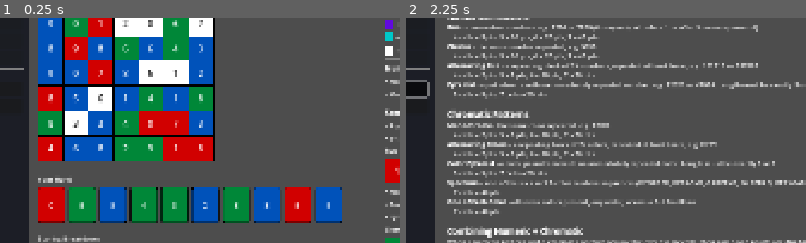
Above: before the commit, frames 1-2 (left to right).
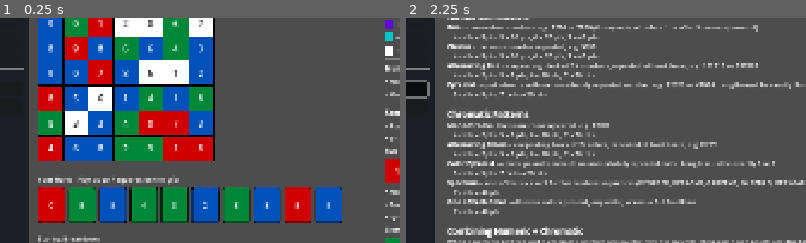
Above: after the commit, the same moments.

Repository: nadamcnada/chromodulus
Game: Godot game, scene res://scenes/Main.tscn
Two runs of this game, one before a commit and one after it. Both use one fixed random seed, a clock stepped at 60 frames per second and the inputs below.
Inputs:
- Up to frame 1 (0.25 s): no input
- Up to frame 2 (2.25 s): click "Classic (Solo Play)" at 0.5 s; click "Classic (Solo Play)" at 1.25 s; click "Scoring System" at 2 s
The pictures show only the part of the screen within x 9-59%, y 16-66%; the shares and areas given below are measured in that part.

The runs differ from the first frame. In frame 1, 0.5% of the frame differs, in the area x 19-45%, y 71-75%; in frame 2, nothing differs.

Commit message:
Double confirmation popup size; show hand play limit in hand title
The New Game / End Game confirmation dialog now pops up at double its
natural auto-fit size (computed dynamically from its own first
popup_centered() call, so it scales with content rather than a
hardcoded size), still centered on screen.

"Your Hand" now tells the player how many squares they can play this
draw: "Play up to 7 squares on the grid" during the first four draws,
"Play up to 10 squares on the grid" during the fifth and final draw.

Co-Authored-By: Claude Sonnet 5 <noreply@anthropic.com>
Claude-Session: https://claude.ai/code/session_01EmJQPRAF13311qStw37fYE

Diff:
--- a/scripts/ui/game_view.gd
+++ b/scripts/ui/game_view.gd
@@ -14,6 +14,7 @@
 
 var status_label: Label
 var hint_label: Label
+var hand_title: Label
 var hand_row: HBoxContainer
 var grid_container: GridContainer
 var next_draw_btn: Button
@@ -94,8 +95,7 @@
 	hand_panel.add_theme_constant_override("separation", 8)
 	left_col.add_child(hand_panel)
 
-	var hand_title := Label.new()
-	hand_title.text = "Your Hand"
+	hand_title = Label.new()
 	hand_title.add_theme_font_size_override("font_size", 16)
 	hand_panel.add_child(hand_title)
 
@@ -455,6 +455,9 @@
 	confirm_dialog.dialog_text = message
 	_confirm_action = action
 	confirm_dialog.popup_centered()
+	# popup_centered() auto-fits to content first; re-popup at double that
+	# size, still centered, per the requested "double size" popup.
+	confirm_dialog.popup_centered(confirm_dialog.size * 2)
 	confirm_dialog.get_ok_button().grab_focus()
 
 
@@ -478,6 +481,14 @@
 
 
 func _refresh_hand() -> void:
+	match GameState.phase:
+		"FINAL_DRAW":
+			hand_title.text = "Your Hand - Play up to 10 squares on the grid"
+		"GAME_OVER":
+			hand_title.text = "Your Hand"
+		_:
+			hand_title.text = "Your Hand - Play up to 7 squares on the grid"
+
 	for child in hand_row.get_children():
 		child.queue_free()
 	square_views.clear()
